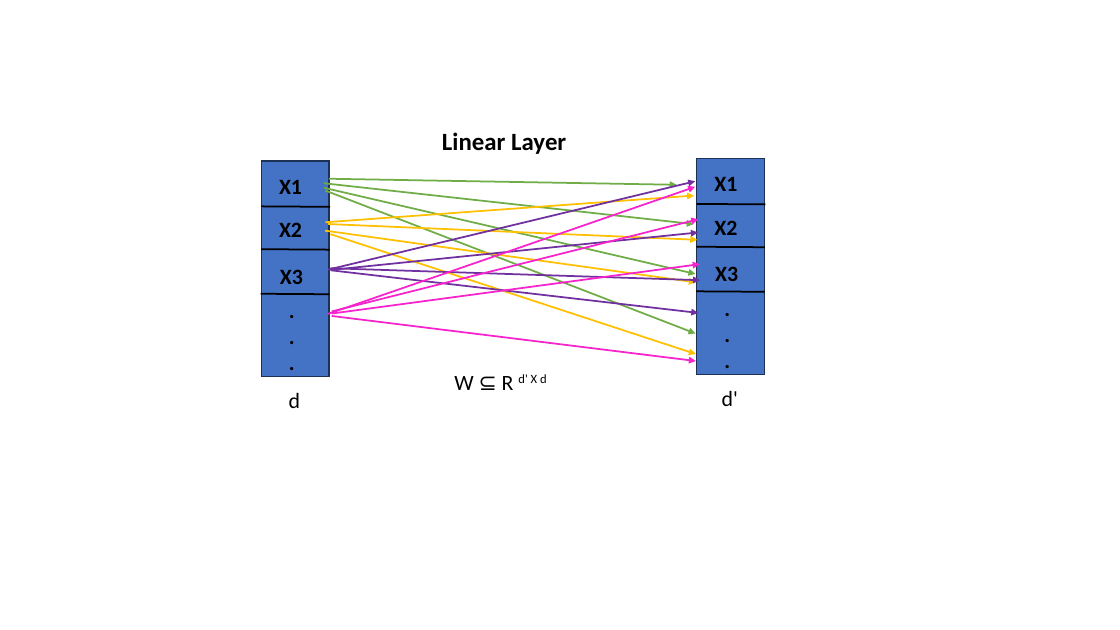
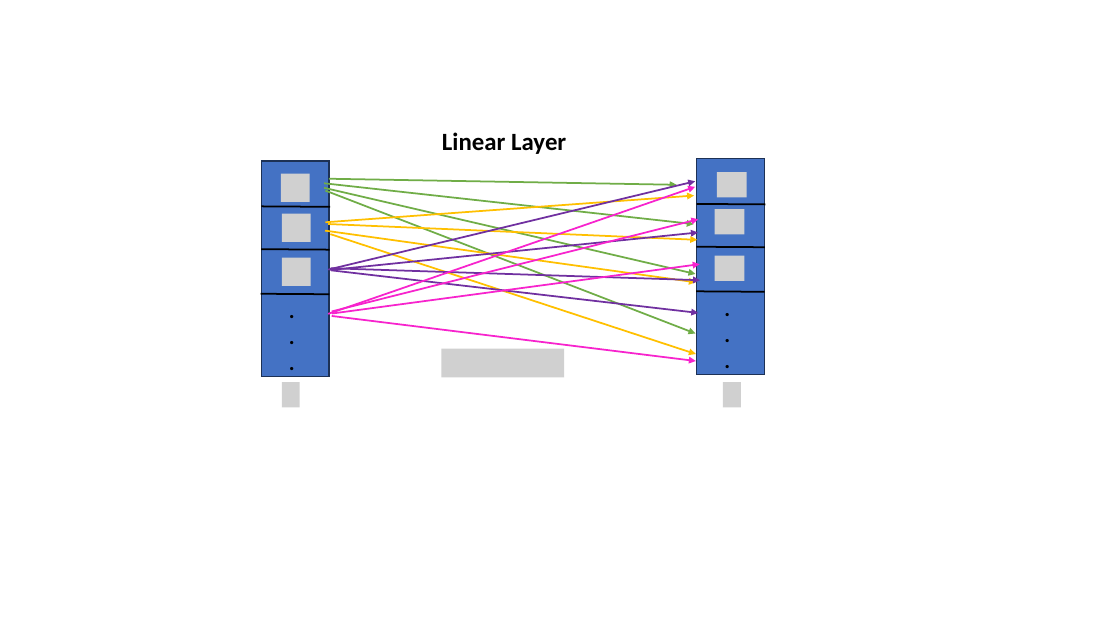
Before and after one commit to rtealwitter/deeplearning2025, a slide deck: slide 4 of notes/images.pptx. Drawn at 1120x630 pixels with LibreOffice and Linux fonts; fonts in the diff are those of the drawing; grey boxes stand for pictures. Boxes give left, top, right and bottom in pixels: in the first picture for what was removed or moved away, otherwise in the second. Text is boxed around its words. In the diff, an @@ line names an element or a change of style, - is before the commit and + after.

Commit message:
forgot to add new images file

```diff
--- a/notes/images.pptx
+++ b/notes/images.pptx
@@ picture added at (281,174,309,202) @@
@@ text removed at (714,177,737,191) @@
-X1
@@ picture added at (717,172,746,197) @@
@@ text removed at (279,180,302,194) @@
-X1
@@ picture added at (715,209,744,234) @@
@@ text removed at (279,222,302,237) @@
-X2
@@ picture added at (282,213,311,242) @@
@@ text removed at (714,220,737,235) @@
-X2
@@ text removed at (280,269,303,284) @@
-X3
@@ picture added at (282,258,311,287) @@
@@ text removed at (715,266,738,281) @@
-X3
@@ picture added at (715,255,744,281) @@
@@ picture added at (442,349,565,377) @@
@@ picture added at (282,382,300,408) @@
@@ text removed at (454,374,547,390) @@
-W ⊆ R d' X d
@@ picture added at (723,382,742,408) @@
@@ text removed at (289,393,300,408) @@
-d
@@ text removed at (722,391,738,406) @@
-d'
```
Also in this commit, not shown: 5 other slides changed, 1 slide added, 1 slide removed.
